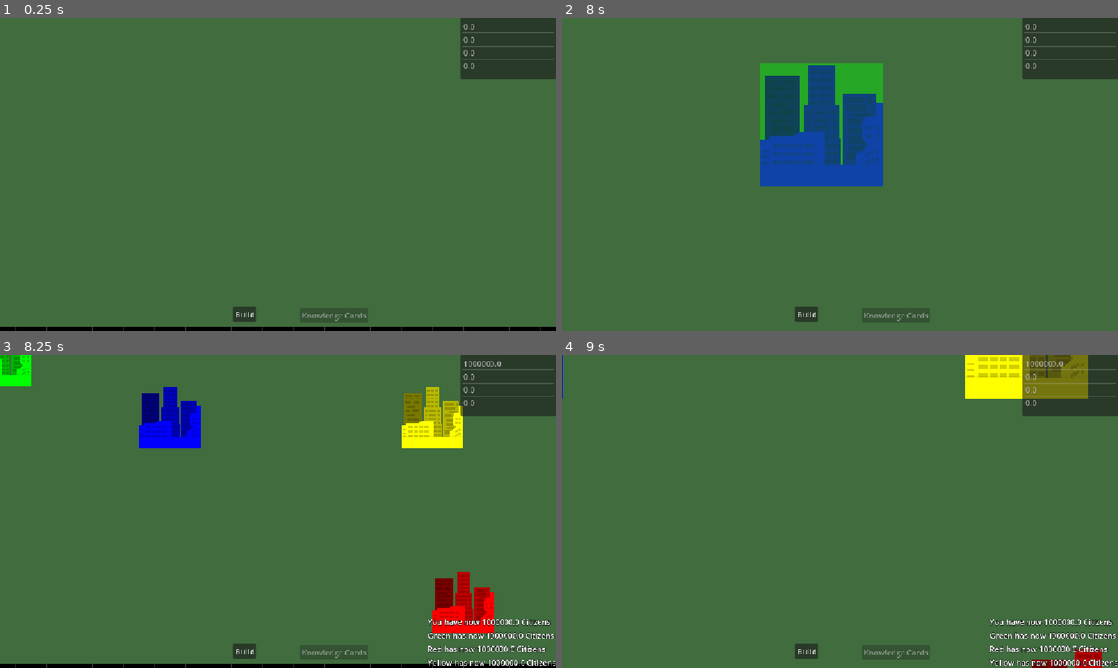
Above: before the commit, frames 1-4 (two rows, left to right).
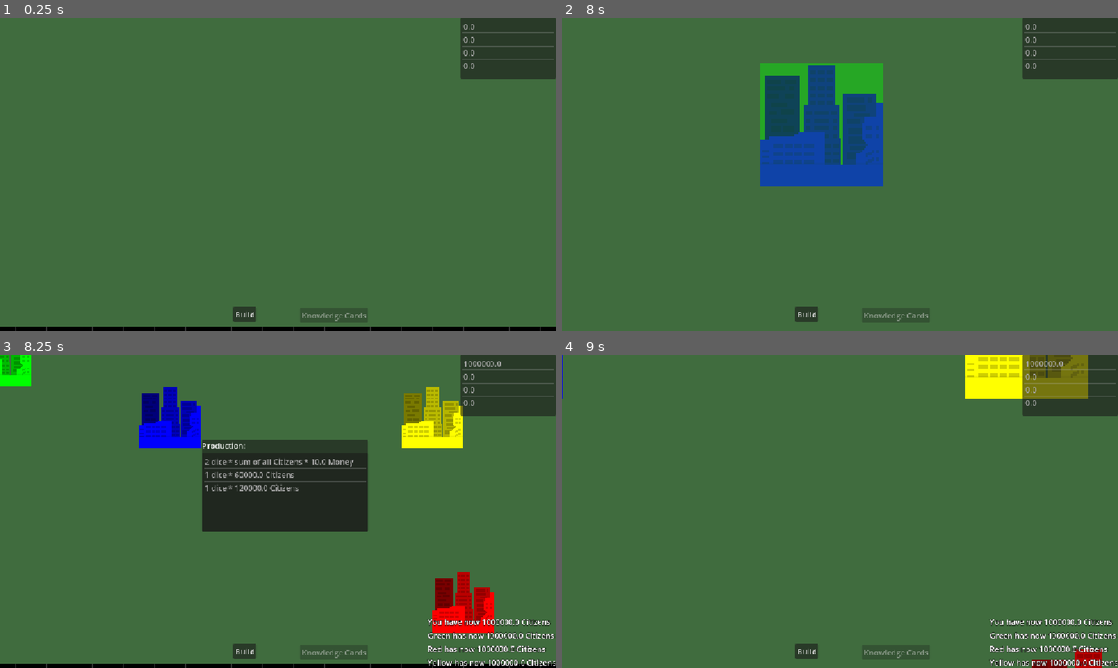
Above: after the commit, the same moments.

Repository: CarlinoCalogero/architect-of-intelligence-board-game
Game: Godot game, scene res://levels/board.tscn
Two runs of this game, one before a commit and one after it. Both use one fixed random seed, a clock stepped at 60 frames per second and the inputs below.
Inputs (mouse positions are in pixels of both pictures, inside the frame that each line leads up to):
- Up to frame 1 (0.25 s): no input
- Up to frame 2 (8 s): click "Build" at 0.5 s; click "Build" at 1.25 s; click "Build" at 2 s; tap Enter at 2.75, 4.25, 5.75 s; move the mouse to (962, 158) at 2.77 s; press the mouse at (962, 158) at 2.78 s; tap Space at 3.5, 5, 6.5 s; move the mouse to (728, 190) at 3.52 s; release the mouse at (728, 190) at 3.53 s; tap Mouse wheel down (scroll_down) at 3.6 s; click (728, 190) at 3.67 s; move the mouse to (895, 105) at 4.27 s; hold Mouse wheel up (scroll_up) 4.28-5.03 s; click (895, 105) at 4.42 s; move the mouse to (812, 237) at 5.02 s; click (812, 237) at 5.1 s; move the mouse to (1006, 221) at 5.77 s; hold Mouse wheel down (scroll_down) 5.78-6.53 s; click (1006, 221) at 5.92 s; move the mouse to (673, 127) at 6.52 s; tap Mouse wheel up (scroll_up) at 6.6 s; click (673, 127) at 6.67 s; move the mouse to (867, 174) at 7.27 s; press the mouse at (867, 174) at 7.28 s
- Up to frame 3 (8.25 s): move the mouse to (194, 433) at 8.02 s; release the mouse at (194, 433) at 8.03 s; tap Mouse wheel down (scroll_down) at 8.1 s; click (194, 433) at 8.17 s
- Up to frame 4 (9 s): move the mouse to (962, 495) at 8.77 s; hold Mouse wheel up (scroll_up) from 8.78 s (still down); click (962, 495) at 8.92 s

Frames 1-2 are identical in both runs. In frame 3, 8.7% of the frame differs, in the area x 36-67%, y 27-57%; in frame 4, nothing differs.

Commit message:
now upgrade feedback shows if a ai structure can be upgraded

Diff:
--- a/definitions/structure_resources/generative_ai_no_tier.tres
+++ b/definitions/structure_resources/generative_ai_no_tier.tres
@@ -1,12 +1,43 @@
 [gd_resource type="Resource" script_class="StructureResource" format=3 uid="uid://cpqr0w0frd8mf"]
 
 [ext_resource type="Script" uid="uid://wmvrr6eojje1" path="res://domain/transaction.gd" id="1_8pojp"]
+[ext_resource type="Resource" uid="uid://bs6f20tn7noet" path="res://definitions/game_resources/electricity.tres" id="2_f4m0f"]
 [ext_resource type="Script" uid="uid://dsgv5s4ki0om6" path="res://domain/structure_resource.gd" id="2_lahfj"]
+[ext_resource type="Resource" uid="uid://drmgrhk03ik75" path="res://definitions/game_resources/water.tres" id="3_bec3n"]
+[ext_resource type="Script" uid="uid://ck6fuemortsgr" path="res://domain/game_resource_formula.gd" id="3_ehobh"]
 [ext_resource type="Texture2D" uid="uid://c7ytwllm1dwyq" path="res://sprites/meeples/generative_ai_no_tier.png" id="3_lahfj"]
+[ext_resource type="Resource" uid="uid://ctlp3vehg5fod" path="res://definitions/game_resources/money.tres" id="4_8dckm"]
+[ext_resource type="Texture2D" uid="uid://begfqnpnoubqy" path="res://sprites/meeples/generative_ai_base_tier.png" id="7_jmrt5"]
+
+[sub_resource type="Resource" id="Resource_caktq"]
+script = ExtResource("1_8pojp")
+resource_type = ExtResource("2_f4m0f")
+amount = 400.0
+metadata/_custom_type_script = "uid://wmvrr6eojje1"
+
+[sub_resource type="Resource" id="Resource_82hx7"]
+script = ExtResource("1_8pojp")
+resource_type = ExtResource("3_bec3n")
+amount = 60.0
+metadata/_custom_type_script = "uid://wmvrr6eojje1"
+
+[sub_resource type="Resource" id="Resource_7xppa"]
+script = ExtResource("1_8pojp")
+resource_type = ExtResource("4_8dckm")
+amount = 100000000.0
+metadata/_custom_type_script = "uid://wmvrr6eojje1"
+
+[sub_resource type="Resource" id="Resource_i817q"]
+script = ExtResource("2_lahfj")
+name = "Generative AI (Base Tier)"
+texture = ExtResource("7_jmrt5")
+building_cost = Array[ExtResource("1_8pojp")]([SubResource("Resource_caktq"), SubResource("Resource_82hx7"), SubResource("Resource_7xppa")])
+metadata/_custom_type_script = "uid://dsgv5s4ki0om6"
 
 [resource]
 script = ExtResource("2_lahfj")
 name = "Generative AI (No Tier)"
 texture = ExtResource("3_lahfj")
 building_limit_amount = 1
+next_tier = SubResource("Resource_i817q")
 metadata/_custom_type_script = "uid://dsgv5s4ki0om6"
--- a/domain/structure_resource.gd
+++ b/domain/structure_resource.gd
@@ -9,3 +9,4 @@
 @export var on_build_earnings: Array[Transaction]
 @export var setup_phase_production: Array[GameResourceFormula]
 @export var turn_production: Array[GameResourceFormula]
+@export var next_tier: StructureResource
--- a/managers/game_manager.gd
+++ b/managers/game_manager.gd
@@ -92,6 +92,9 @@
 func is_local_player_playing() -> bool:
 	return current_player_index == local_player_index
 
+func is_player_local_player(player_index: int) -> bool:
+	return player_index == local_player_index
+
 # -- CURRENT PLAYER FUNCTIONS
 
 func get_current_player_color() -> PlayerColorResource:
--- a/managers/player_state_manager.gd
+++ b/managers/player_state_manager.gd
@@ -81,7 +81,7 @@
 # updated is due to structure production/effect
 func update_game_resource(game_resource: GameResource, value: float, producing_structure_built_data: BuiltData = null) -> float:
 	var resource_key: String = game_resource.name
-	print("Game Resource Update | resource_key: [", resource_key, "], current_value: [", player_resources[resource_key],"], amount: [", value,"]")
+	# print("Game Resource Update | resource_key: [", resource_key, "], current_value: [", player_resources[resource_key],"], amount: [", value,"]")
 	var new_value = player_resources[resource_key] + value
 	player_resources[resource_key] = new_value
 
--- a/system/build_utility.gd
+++ b/system/build_utility.gd
@@ -12,6 +12,7 @@
 var last_built_structure: StructureResource = null
 var current_buildable_structures: Dictionary[String, int]
 var current_building_color: Color
+var current_player_index: int = -1
 
 func _ready():
 	assert(grid_placememt_system, "No active placement system")
@@ -78,7 +79,7 @@
 func _on_item_list_item_clicked(index: int, _at_position: Vector2, _mouse_button_index: int) -> void:
 	last_built_item_index = index
 	var structure: StructureResource = item_list.get_item_metadata(index)
-	grid_placememt_system.set_building(structure.texture)
+	grid_placememt_system.set_building(structure, current_player_index)
 	item_list.hide()
 
 func _on_structure_built(cell_position: Vector2i) -> void:
@@ -108,7 +109,8 @@
 		for building_cost: Transaction in structure.building_cost:
 			GameManager.update_current_player_resource(building_cost.resource_type, -building_cost.amount, built_data)
 
-func _on_player_changed(_new_player_index: int, player_color: PlayerColorResource):
+func _on_player_changed(new_player_index: int, player_color: PlayerColorResource):
+	current_player_index = new_player_index
 	current_building_color = player_color.color
 	print("Building color: [", current_building_color, "]")
 	grid_placememt_system.set_building_color(current_building_color)
@@ -132,8 +134,7 @@
 				is_disabled = true
 				break # The player can't afford this, STOP checking the other costs!
 
-		print("Build List Update | current player resources: ", current_player_resources)
-		print("Build List Update | structure: [", structure.name, "], can be built: [", is_disabled,"]")
+		# print("Build List Update | structure: [", structure.name, "], can be built: [", is_disabled,"]")
 
 		item_list.set_item_disabled(item_index, is_disabled)
 
@@ -145,7 +146,7 @@
 
 func _on_build_structure_requested(structure: StructureResource):
 	last_built_structure = structure
-	grid_placememt_system.place_random_building(structure.texture)
+	grid_placememt_system.place_random_building(structure, current_player_index)
 
 func _on_set_build_utility_disabled_requested(is_disabled: bool):
 	_set_utility_disabled(is_disabled)
--- a/system/grid_placement_system.gd
+++ b/system/grid_placement_system.gd
@@ -18,12 +18,14 @@
 const STRUCTURE_RESOURCE: Resource = preload("res://system/structure.tscn")
 
 var is_enabled: bool = false
+var player_owner_index: int = -1
 var building_texture: Texture2D
 var building_color: Color
 var footprint: Array[Vector2i] = []
 var visual_offset: Vector2 = Vector2.ZERO
 
 var current_grid_pos: Vector2i
+var current_building_structure: StructureResource
 var occupied_cells: Dictionary = {}
 
 func _ready() -> void:
@@ -96,13 +98,19 @@
 	# Pick a random valid spot from our approved list
 	return valid_placement_spots.pick_random()
 
-func place_random_building(new_texture: Texture2D):
-	_setup_building_texture(new_texture)
+func setup_building_placement(building: StructureResource, player_index: int):
+	current_building_structure = building
+	_setup_building_texture(building.texture)
+	player_owner_index = player_index
+
+func place_random_building(building: StructureResource, player_index: int):
+	setup_building_placement(building, player_index)
+
 	current_grid_pos = get_random_valid_build_location()
 	_place_building()
 
-func set_building(new_texture: Texture2D) -> void:
-	_setup_building_texture(new_texture)
+func set_building(building: StructureResource, player_index: int) -> void:
+	setup_building_placement(building, player_index)
 
 	placement_preview_sprite_2d.texture = building_texture
 	placement_preview_sprite_2d.modulate = Color(building_color.r, building_color.g, building_color.b, 0.6)
@@ -113,10 +121,12 @@
 	if not _is_footprint_clear(current_grid_pos):
 		return
 
-	var structure_node = STRUCTURE_RESOURCE.instantiate()
+	var structure_node: Structure = STRUCTURE_RESOURCE.instantiate()
 	structure_node.global_position = ground_tile_map_layer.map_to_local(current_grid_pos) + visual_offset
 	built_structures.add_child(structure_node)
-	structure_node.texture = building_texture
+	structure_node.structure_resource = current_building_structure
+	structure_node.cell_position = current_grid_pos
+	structure_node.player_owner_index = player_owner_index
 	structure_node.change_color(building_color)
 
 	for offset in footprint:
--- a/system/structure.gd
+++ b/system/structure.gd
@@ -1,29 +1,55 @@
 class_name Structure
 extends Node2D
 
-@export var texture: Texture2D:
-	set(new_texture):
-		texture = new_texture
+@export var structure_resource: StructureResource:
+	set(new_structure_resource):
+		structure_resource = new_structure_resource
 		# Only try to update the sprite if the node has fully entered the tree
 		if is_node_ready():
-			_on_texture_changed()
+			_on_structure_resource_changed()
+
+var cell_position: Vector2i
+var player_owner_index: int = -1
 
 @onready var structure_sprite_2d: Sprite2D = $StructureSprite2D
 @onready var animated_sprite_2d: AnimatedSprite2D = $AnimatedSprite2D
+@onready var collision_shape_2d: CollisionShape2D = $Area2D/CollisionShape2D
+
+@onready var structure_info_tooltip_canvas_layer: CanvasLayer = $StructureInfoTooltipCanvasLayer
+@onready var structure_info_tooltip_panel_container: PanelContainer = $StructureInfoTooltipCanvasLayer/StructureInfoTooltipPanelContainer
+@onready var production_v_box_container: VBoxContainer = $StructureInfoTooltipCanvasLayer/StructureInfoTooltipPanelContainer/VBoxContainer/ProductionVBoxContainer
+@onready var production_item_list: ItemList = $StructureInfoTooltipCanvasLayer/StructureInfoTooltipPanelContainer/VBoxContainer/ProductionVBoxContainer/ProductionItemList
+
+@onready var next_tier_v_box_container: VBoxContainer = $StructureInfoTooltipCanvasLayer/StructureInfoTooltipPanelContainer/VBoxContainer/NextTierVBoxContainer
+@onready var next_tier_label: Label = $StructureInfoTooltipCanvasLayer/StructureInfoTooltipPanelContainer/VBoxContainer/NextTierVBoxContainer/HBoxContainer/NextTierLabel
+@onready var next_tier_texture_rect: TextureRect = $StructureInfoTooltipCanvasLayer/StructureInfoTooltipPanelContainer/VBoxContainer/NextTierVBoxContainer/HBoxContainer/NextTierTextureRect
+@onready var next_tier_item_list: ItemList = $StructureInfoTooltipCanvasLayer/StructureInfoTooltipPanelContainer/VBoxContainer/NextTierVBoxContainer/NextTierItemList
 
 const SCALE_PERCENTAGE: float = 0.8
+const TOOLTIP_MOUSE_OFFSET: Vector2 = Vector2(15, 15)
 
 func _ready() -> void:
+	GameManager.game_resource_changed.connect(_on_game_resource_changed)
+
 	_reset()
 
 func change_color(color: Color):
 	structure_sprite_2d.modulate = color
 
-func _on_texture_changed() -> void:
+func _on_structure_resource_changed() -> void:
+	var texture: Texture2D = structure_resource.texture
 	structure_sprite_2d.texture = texture
 
 	if texture != null:
 		var target_size = texture.get_size()
+
+		# ==========================================
+		# DYNAMIC COLLISION SHAPE UPDATE
+		# Create a brand new rectangle shape so we don't accidentally modify other buildings
+		var new_shape = RectangleShape2D.new()
+		new_shape.size = target_size # Make the shape the exact size of the image
+		collision_shape_2d.shape = new_shape
+		# ==========================================
 
 		# Fallback size just in case the animation isn't set up yet
 		var original_size = Vector2(32.0, 32.0)
@@ -39,5 +65,78 @@
 
 		animated_sprite_2d.scale = (target_size / original_size) * SCALE_PERCENTAGE
 
+	# -- TOOLTIP CREATION LOGIC
+	if not structure_resource.turn_production.is_empty():
+		production_v_box_container.show()
+		production_item_list.clear()
+		var productions: Array[GameResourceFormula] = structure_resource.turn_production
+		for production: GameResourceFormula in productions:
+			var unit_of_measurement: String = production.resource_type.unit_of_measurement
+			if not unit_of_measurement:
+				unit_of_measurement = production.resource_type.name
+			var production_formula: String = str(production.number_of_dice_to_roll) + " dice * "
+			if production.is_single_formula_for_all_structures_of_same_type:
+				production_formula += "sum of all " + str(production.single_formula_for_all_structures_of_same_type_sum_multiplier_resource_type.name) + " * "
+			production_formula += str(production.multiplier_value) + " " + unit_of_measurement
+			production_item_list.add_item(production_formula)
+	else:
+		production_v_box_container.hide()
+
+	var structure_next_tier: StructureResource = structure_resource.next_tier
+	if structure_resource.next_tier:
+		next_tier_v_box_container.show()
+		next_tier_label.text = structure_next_tier.name
+		next_tier_texture_rect.texture = structure_next_tier.texture
+
+		next_tier_item_list.clear()
+		var upgrade_costs: Array[Transaction] = structure_resource.next_tier.building_cost
+		for cost: Transaction in upgrade_costs:
+			var unit_of_measurement: String = cost.resource_type.unit_of_measurement
+			if not unit_of_measurement:
+				unit_of_measurement = cost.resource_type.name
+			var cost_text: String = str(cost.amount) + " " + unit_of_measurement
+			print("building cost: [", cost_text, "]")
+			next_tier_item_list.add_item(cost_text)
+	else:
+		next_tier_v_box_container.hide()
+
+func _check_if_structure_can_be_upgraded():
+	if not GameManager.is_player_local_player(player_owner_index):
+		return
+
+	if structure_resource.next_tier:
+		var upgrade_costs: Array[Transaction] = structure_resource.next_tier.building_cost
+		var current_player_resources: Dictionary[String, float] = GameManager.get_current_player_resources()
+
+		var is_can_upgrade: bool = true
+		for cost in upgrade_costs:
+			var resource_name: String = cost.resource_type.name
+
+			if current_player_resources[resource_name] < cost.amount:
+				is_can_upgrade = false
+				break # The player can't afford this, STOP checking the other costs!
+
+		print("Next Tier Upgrade Update | structure: [", structure_resource.name, "], can be upgraded: [", is_can_upgrade,"]")
+
+		if is_can_upgrade:
+			animated_sprite_2d.show()
+		else:
+			animated_sprite_2d.hide()
+
 func _reset():
 	animated_sprite_2d.hide()
+	structure_info_tooltip_canvas_layer.hide()
+
+func _on_area_2d_mouse_entered() -> void:
+	# print("Mouse entered structure: ", structure_resource.name)
+	var screen_mouse_pos = get_viewport().get_mouse_position()
+	structure_info_tooltip_panel_container.global_position = screen_mouse_pos + TOOLTIP_MOUSE_OFFSET
+
+	structure_info_tooltip_canvas_layer.show()
+
+func _on_area_2d_mouse_exited() -> void:
+	# print("Mouse left structure: ", structure_resource.name)
+	structure_info_tooltip_canvas_layer.hide()
+
+func _on_game_resource_changed(_game_resource: GameResource, _new_value: float) -> void:
+	_check_if_structure_can_be_upgraded()
--- a/system/structure.tscn
+++ b/system/structure.tscn
@@ -63,3 +63,64 @@
 autoplay = "default"
 frame = 3
 frame_progress = 0.9359762
+
+[node name="Area2D" type="Area2D" parent="." unique_id=352963766]
+
+[node name="CollisionShape2D" type="CollisionShape2D" parent="Area2D" unique_id=345599204]
+
+[node name="StructureInfoTooltipCanvasLayer" type="CanvasLayer" parent="." unique_id=1058094330]
+
+[node name="StructureInfoTooltipPanelContainer" type="PanelContainer" parent="StructureInfoTooltipCanvasLayer" unique_id=1752160121]
+offset_right = 345.0
+offset_bottom = 190.0
+
+[node name="VBoxContainer" type="VBoxContainer" parent="StructureInfoTooltipCanvasLayer/StructureInfoTooltipPanelContainer" unique_id=744335084]
+layout_mode = 2
+mouse_filter = 2
+
+[node name="ProductionVBoxContainer" type="VBoxContainer" parent="StructureInfoTooltipCanvasLayer/StructureInfoTooltipPanelContainer/VBoxContainer" unique_id=1225128461]
+layout_mode = 2
+size_flags_vertical = 3
+mouse_filter = 2
+
+[node name="ProductionLabel" type="Label" parent="StructureInfoTooltipCanvasLayer/StructureInfoTooltipPanelContainer/VBoxContainer/ProductionVBoxContainer" unique_id=2065308188]
+layout_mode = 2
+size_flags_vertical = 0
+text = "Production:"
+
+[node name="ProductionItemList" type="ItemList" parent="StructureInfoTooltipCanvasLayer/StructureInfoTooltipPanelContainer/VBoxContainer/ProductionVBoxContainer" unique_id=343892922]
+layout_mode = 2
+size_flags_vertical = 3
+mouse_filter = 2
+
+[node name="NextTierVBoxContainer" type="VBoxContainer" parent="StructureInfoTooltipCanvasLayer/StructureInfoTooltipPanelContainer/VBoxContainer" unique_id=22598974]
+layout_mode = 2
+size_flags_vertical = 3
+mouse_filter = 2
+
+[node name="HBoxContainer" type="HBoxContainer" parent="StructureInfoTooltipCanvasLayer/StructureInfoTooltipPanelContainer/VBoxContainer/NextTierVBoxContainer" unique_id=1836295050]
+layout_mode = 2
+mouse_filter = 2
+alignment = 1
+
+[node name="Label" type="Label" parent="StructureInfoTooltipCanvasLayer/StructureInfoTooltipPanelContainer/VBoxContainer/NextTierVBoxContainer/HBoxContainer" unique_id=1275474321]
+layout_mode = 2
+text = "Next Tier:"
+
+[node name="NextTierTextureRect" type="TextureRect" parent="StructureInfoTooltipCanvasLayer/StructureInfoTooltipPanelContainer/VBoxContainer/NextTierVBoxContainer/HBoxContainer" unique_id=1885868413]
+layout_mode = 2
+size_flags_vertical = 3
+mouse_filter = 2
+stretch_mode = 4
+
+[node name="NextTierLabel" type="Label" parent="StructureInfoTooltipCanvasLayer/StructureInfoTooltipPanelContainer/VBoxContainer/NextTierVBoxContainer/HBoxContainer" unique_id=1193893915]
+layout_mode = 2
+size_flags_horizontal = 3
+
+[node name="NextTierItemList" type="ItemList" parent="StructureInfoTooltipCanvasLayer/StructureInfoTooltipPanelContainer/VBoxContainer/NextTierVBoxContainer" unique_id=1463825139]
+layout_mode = 2
+size_flags_vertical = 3
+mouse_filter = 2
+
+[connection signal="mouse_entered" from="Area2D" to="." method="_on_area_2d_mouse_entered"]
+[connection signal="mouse_exited" from="Area2D" to="." method="_on_area_2d_mouse_exited"]
